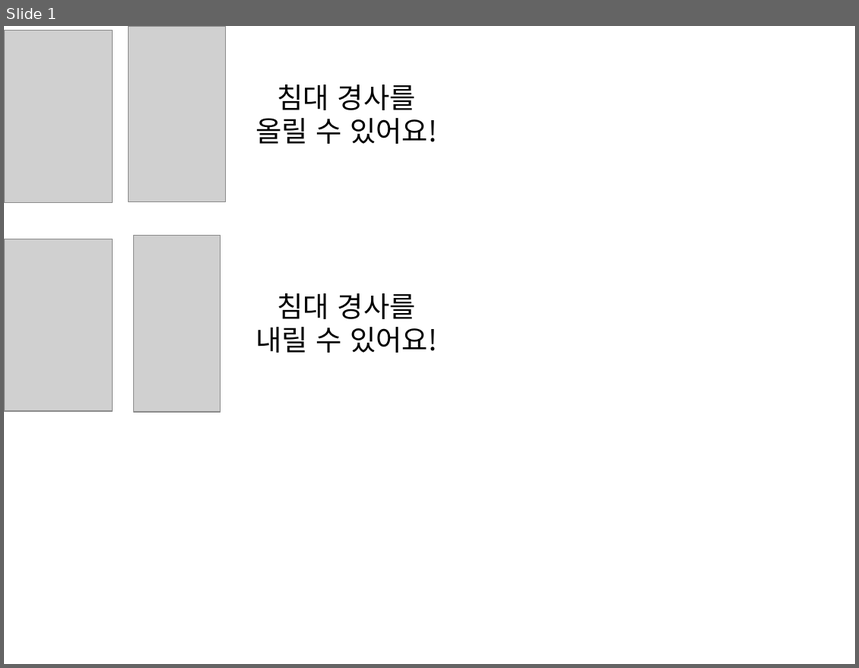
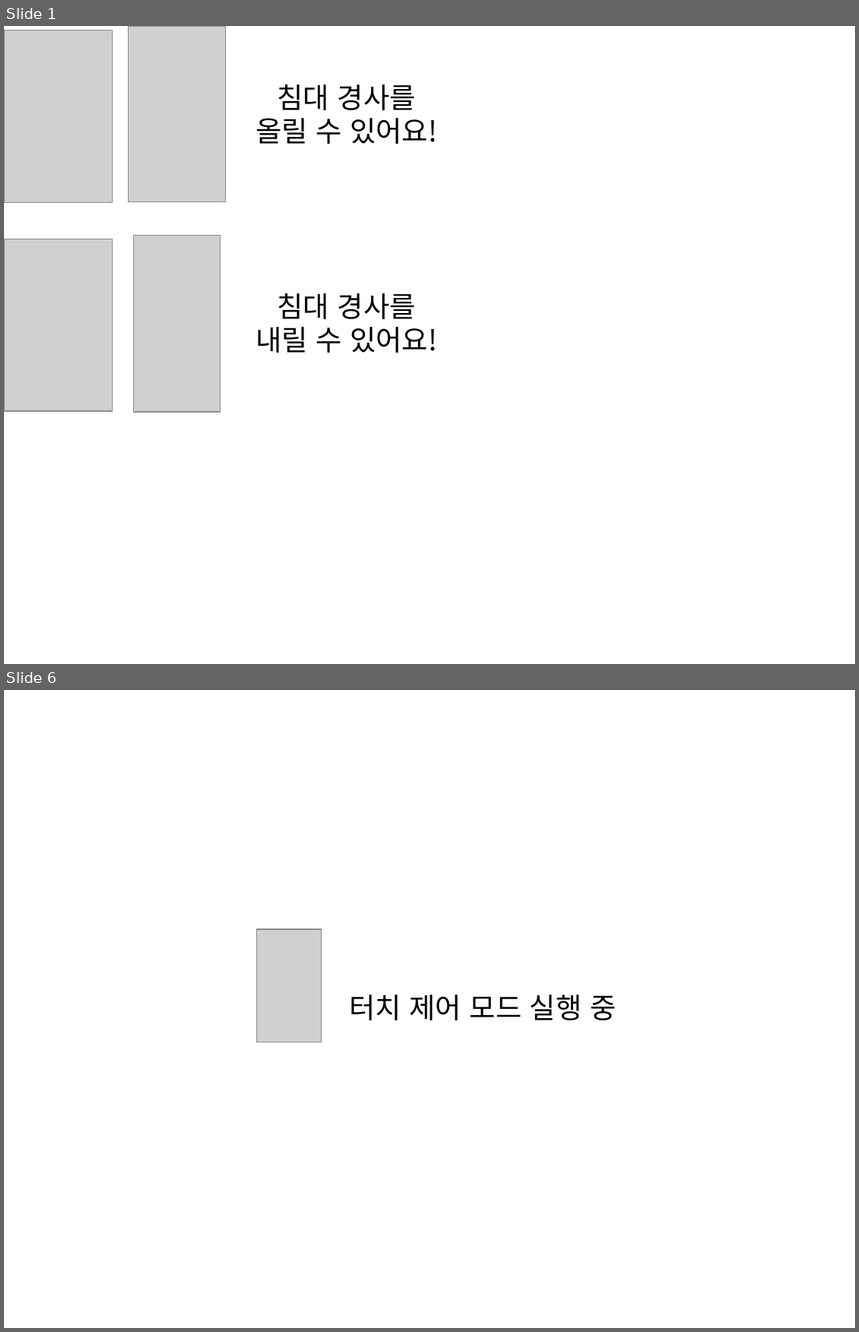
Before and after one commit to SuyoungKim-K/Motion_Control, a slide deck: working/GUI/Image/이미지제작용.pptx. Shown one above the other, each under a label of ours: slide 1 before the commit, slides 1 and 6 after it; the slides between them are not shown. The pictures are 859x668 and 859x1332 pixels, drawn with LibreOffice and Linux fonts; fonts in the diff are those of the drawing; grey boxes stand for pictures. Boxes give left, top, right and bottom in pixels: in the first picture for what was removed or moved away, otherwise in the second. Text is boxed around its words. In the diff, an @@ line names an element or a change of style, - is before the commit and + after.

```diff
--- a/working/GUI/Image/이미지제작용.pptx
+++ b/working/GUI/Image/이미지제작용.pptx
@@ slide 6 added at bbox=[4, 690, 855, 1328], background #FFFFFF @@
@@ picture added at bbox=[257, 929, 322, 1043] @@
@@ text added at bbox=[349, 995, 616, 1021], 24 pt, text #000000 @@
+터치 제어 모드 실행 중
```
Also in this commit, not shown: 1 slide changed, 4 other slides added, 1 slide removed, 2 other files.
